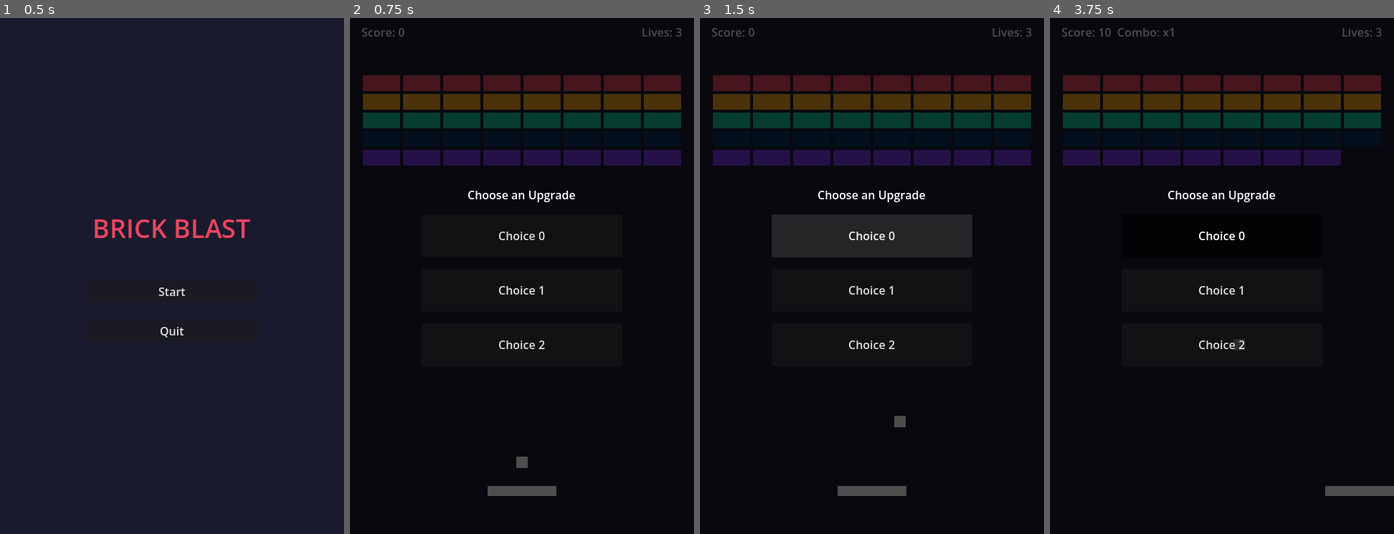
Above: before the commit, frames 1-4 (left to right).
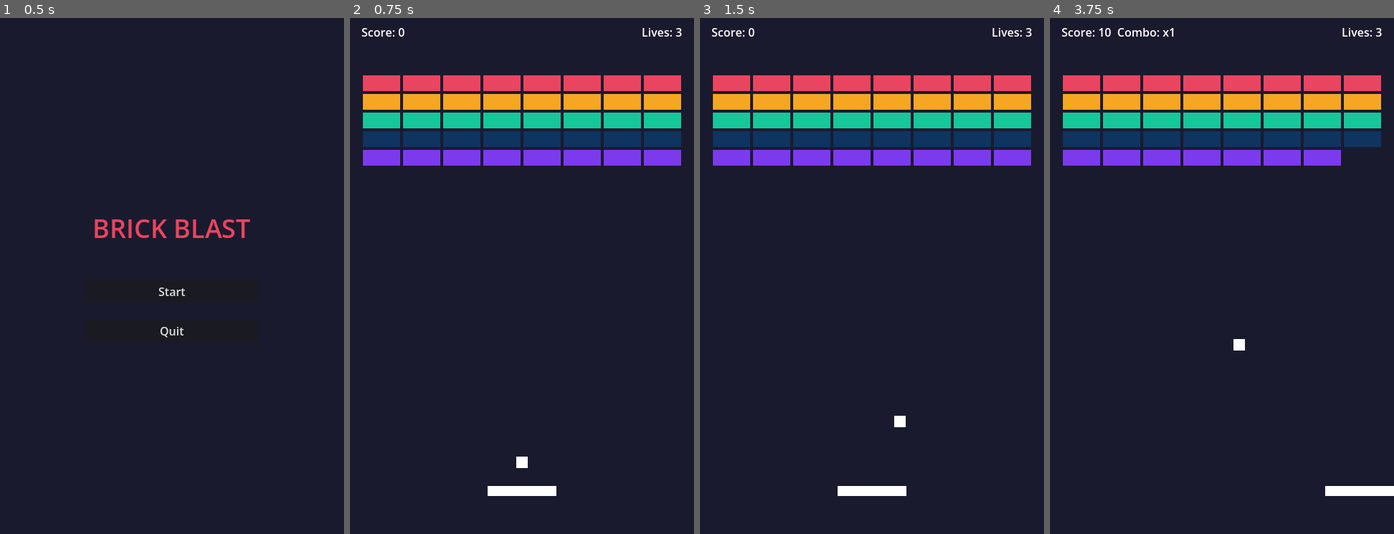
Above: after the commit, the same moments.

Repository: WSQS/brick-blast
Game: Godot game, scene res://scene/menu.tscn
The game is run twice, just before and just after one commit, with the same random seed, the same clock (stepped at 60 frames per second) and the same inputs.
Inputs (mouse positions are in pixels of both pictures, inside the frame that each line leads up to):
- Up to frame 1 (0.5 s): no input
- Up to frame 2 (0.75 s): click "Start" at 0.5 s
- Up to frame 3 (1.5 s): click (872, 234) at 1.25 s, where only the run before the commit has a clickable "Choice 0"
- Up to frame 4 (3.75 s): click (1222, 291) at 2 s, where only the run before the commit has a clickable "Choice 1"; click (1222, 343) at 2.75 s, where only the run before the commit has a clickable "Choice 2"; tap Enter (ui_accept) at 3.5 s; move the mouse to (1297, 250) at 3.52 s; hold Right (ui_right) from 3.53 s (still down); hold Shift from 3.53 s (still down); click (1297, 250) at 3.67 s

Frame 1 is identical in both runs. In frame 2, 100% of the frame differs, in the area x 0-100%, y 0-100%; in frame 3, 95%; in frame 4, 100%.

Commit message:
fix(upgrade): bind script to scene node, control overlay visibility
Root causes:
1. upgrade_panel.tscn missing 'script = ExtResource()' on root node
2. CanvasLayer.hide() doesn't affect child ColorRect visibility
3. hide() was inside has_signal guard, not always called

Fix: bind script in tscn, use overlay.show()/hide() explicitly

Diff:
--- a/scene/upgrade_panel.tscn
+++ b/scene/upgrade_panel.tscn
@@ -3,6 +3,7 @@
 [ext_resource type="Script" path="res://script/upgrade_panel.gd" id="1_panel"]
 
 [node name="UpgradePanel" type="CanvasLayer"]
+script = ExtResource("1_panel")
 
 [node name="Overlay" type="ColorRect" parent="."]
 anchors_preset = 15
--- a/script/main.gd
+++ b/script/main.gd
@@ -57,9 +57,9 @@
 func _ready() -> void:
 	paddle.bounds = playfield
 	ball.bounds = playfield
+	upgrade_panel.hide()
 	if upgrade_panel and upgrade_panel.has_signal("upgrade_selected"):
 		upgrade_panel.upgrade_selected.connect(_on_upgrade_selected)
-		upgrade_panel.hide()
 	_spawn_bricks()
 	_reset_round()
 	_update_hud()
--- a/script/upgrade_panel.gd
+++ b/script/upgrade_panel.gd
@@ -7,6 +7,7 @@
 
 const CHOICE_COUNT: int = 3
 
+@onready var overlay: ColorRect = $Overlay
 @onready var buttons: Array[Button] = [
 	$Overlay/CenterContainer/VBoxContainer/Choice0,
 	$Overlay/CenterContainer/VBoxContainer/Choice1,
@@ -17,6 +18,7 @@
 func _ready() -> void:
 	for i in buttons.size():
 		buttons[i].pressed.connect(_on_choice_pressed.bind(i))
+	_hide_panel()
 
 
 func show_choices() -> void:
@@ -24,11 +26,18 @@
 	for i in choices.size():
 		buttons[i].text = "%s\n%s" % [choices[i].display_name, choices[i].description]
 		buttons[i].set_meta("upgrade", choices[i])
-		buttons[i].show()
-	show()
+	_show_panel()
 
 
 func _on_choice_pressed(index: int) -> void:
 	var upgrade = buttons[index].get_meta("upgrade")
-	hide()
+	_hide_panel()
 	upgrade_selected.emit(upgrade)
+
+
+func _show_panel() -> void:
+	overlay.show()
+
+
+func _hide_panel() -> void:
+	overlay.hide()
--- /dev/null
+++ b/test/unit/test_upgrade.gd
@@ -0,0 +1,34 @@
+extends GutTest
+## Tests for upgrade system (D014).
+
+const MainScene: PackedScene = preload("res://scene/main.tscn")
+
+var main: Node2D
+
+
+func before_each() -> void:
+	main = MainScene.instantiate()
+	add_child_autofree(main)
+
+
+func test_upgrade_panel_hidden_on_ready() -> void:
+	var panel = main.get_node_or_null("UpgradePanel")
+	assert_not_null(panel, "UpgradePanel should exist")
+	var overlay: ColorRect = panel.get_node_or_null("Overlay")
+	assert_not_null(overlay, "Overlay should exist")
+	assert_false(overlay.visible, "UpgradePanel overlay should be hidden on game start")
+
+
+func test_upgrade_panel_overlay_hidden_on_ready() -> void:
+	var overlay: ColorRect = main.get_node_or_null("UpgradePanel/Overlay")
+	assert_not_null(overlay, "Overlay should exist")
+	assert_false(overlay.visible, "Overlay should be hidden on game start")
+
+
+func test_upgrade_panel_shown_after_win() -> void:
+	# Clear all bricks to trigger _win
+	main.bricks_left = 1
+	main._on_brick_destroyed()
+	await wait_seconds(1.5)
+	var overlay: ColorRect = main.get_node("UpgradePanel/Overlay")
+	assert_true(overlay.visible, "UpgradePanel should be shown after winning")
